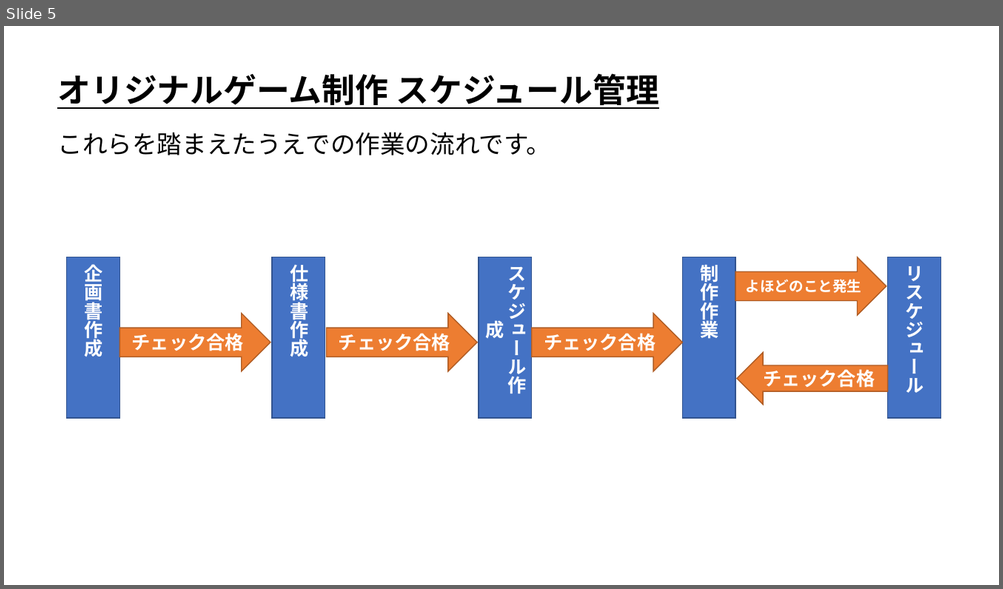
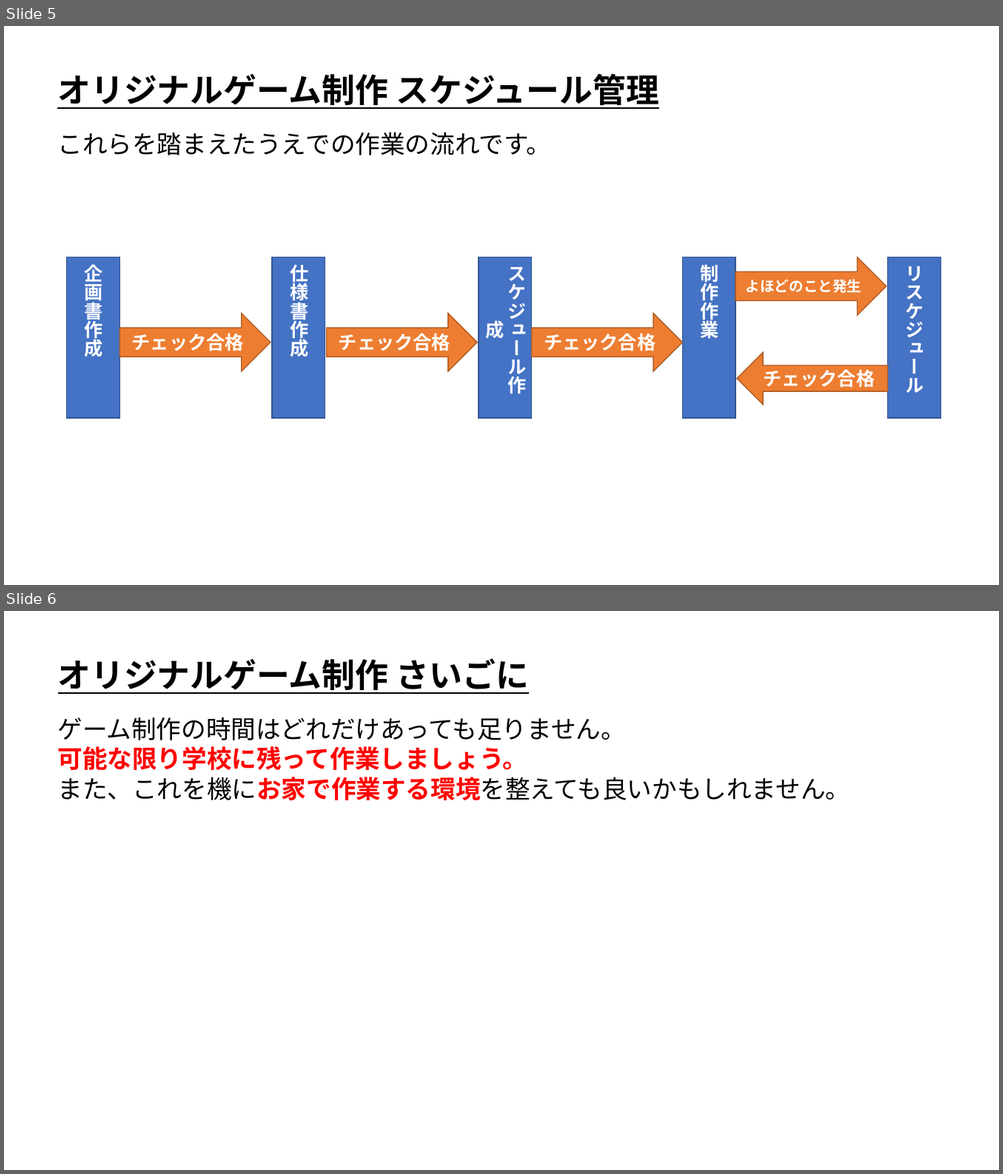
Before and after one commit to ArakiYusuke-Ohara/Textbook, a slide deck: ゲーム科1年/01_後期/ゲームプログラミングⅢ/05_オリジナルゲーム制作.pptx. Shown one above the other, each under a label of ours: slide 5 before the commit, slides 5 and 6 after it. The pictures are 1003x589 and 1003x1174 pixels, drawn with LibreOffice and Linux fonts; fonts in the diff are those of the drawing. Boxes give left, top, right and bottom in pixels: in the first picture for what was removed or moved away, otherwise in the second. Text is boxed around its words. In the diff, an @@ line names an element or a change of style, - is before the commit and + after.

Commit message:
追記

```diff
--- a/ゲーム科1年/01_後期/ゲームプログラミングⅢ/05_オリジナルゲーム制作.pptx
+++ b/ゲーム科1年/01_後期/ゲームプログラミングⅢ/05_オリジナルゲーム制作.pptx
@@ slide 6 added at (4,611,999,1170), background #FFFFFF @@
@@ text added at (58,658,529,694), 32 pt, text #000000, bold, underline @@
+オリジナルゲーム制作 さいごに
@@ text added at (58,717,851,800), 24 pt, text #000000 @@
+ゲーム制作の時間はどれだけあっても足りません。
+可能な限り学校に残って作業しましょう。
+また、これを機にお家で作業する環境を整えても良いかもしれません。
```
